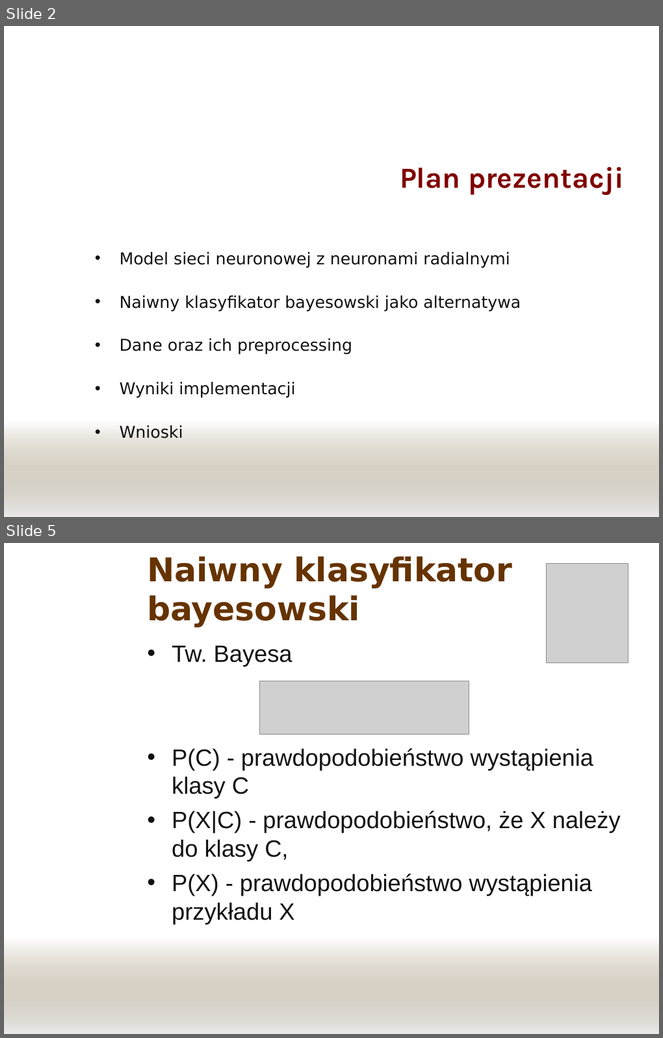
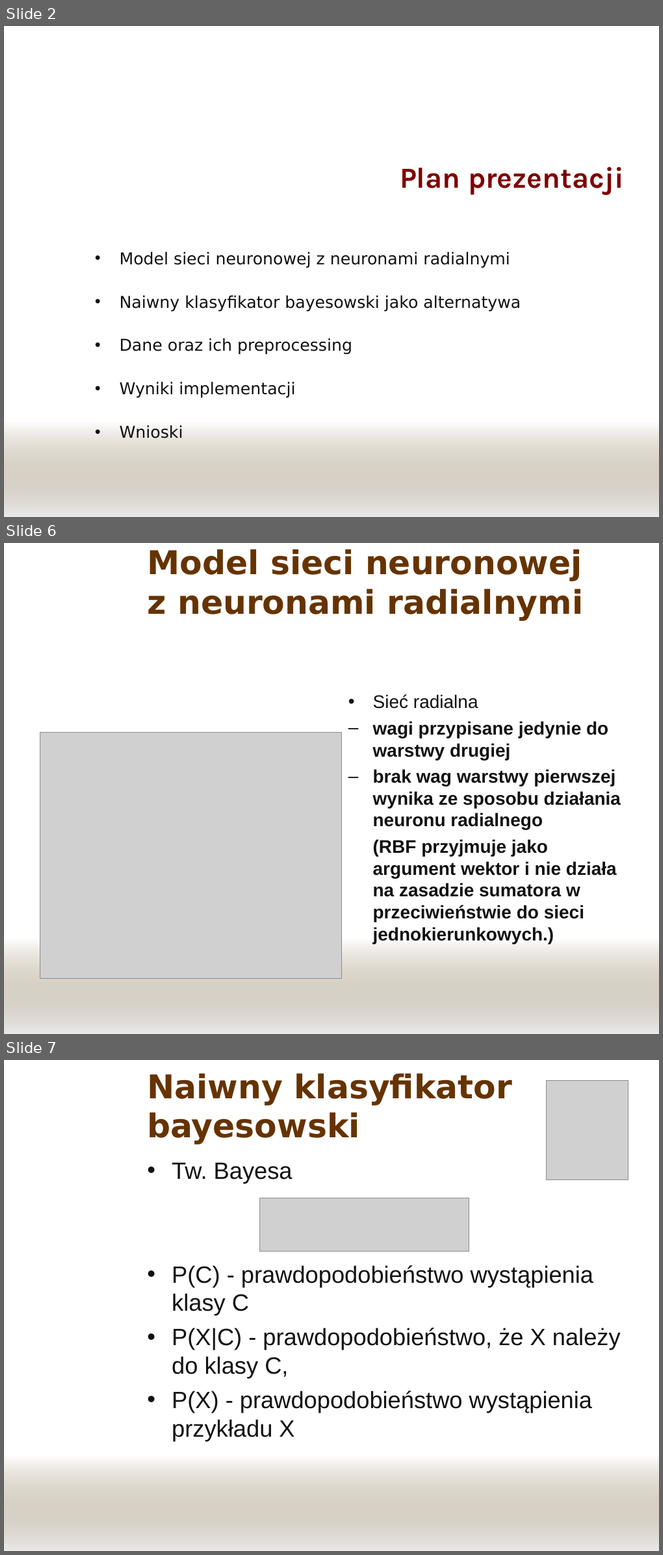
Before and after one commit to panchamk/mini08sn, a slide deck: doc/Prezentacja.ppt. Shown one above the other, each under a label of ours: slides 2 and 5 before the commit, slides 2, 6 and 7 after it; the slides between them are not shown. The pictures are 663x1038 and 663x1555 pixels, drawn with LibreOffice and Linux fonts; fonts in the diff are those of the drawing; grey boxes stand for pictures; background and template pictures are left out. Boxes give left, top, right and bottom in pixels: in the first picture for what was removed or moved away, otherwise in the second. Text is boxed around its words. In the diff, an @@ line names an element or a change of style, - is before the commit and + after.

```diff
--- a/doc/Prezentacja.ppt
+++ b/doc/Prezentacja.ppt
@@ slide 6 added at bbox=[4, 543, 659, 1034], background picture (left out); not listed: 1 template element that a slide beside it also shows @@
@@ title added at bbox=[147, 549, 584, 621], 36 pt, text #663300, bold @@
+Model sieci neuronowej z neuronami radialnymi
@@ text added at bbox=[373, 694, 621, 944], 20 pt, text #111111, bold @@
+  • Sieć radialna
+  – wagi przypisane jedynie do warstwy drugiej
+  – brak wag warstwy pierwszej wynika ze sposobu działania neuronu radialnego
+  (RBF przyjmuje jako argument wektor i nie działa na zasadzie sumatora w przeciwieństwie do sieci jednokierunkowych.)
@@ picture added at bbox=[40, 732, 342, 979] @@
@@ what was slide 5 is now slide 7 @@
```
Also in this commit, not shown: 2 slides changed, 1 other slide added.
